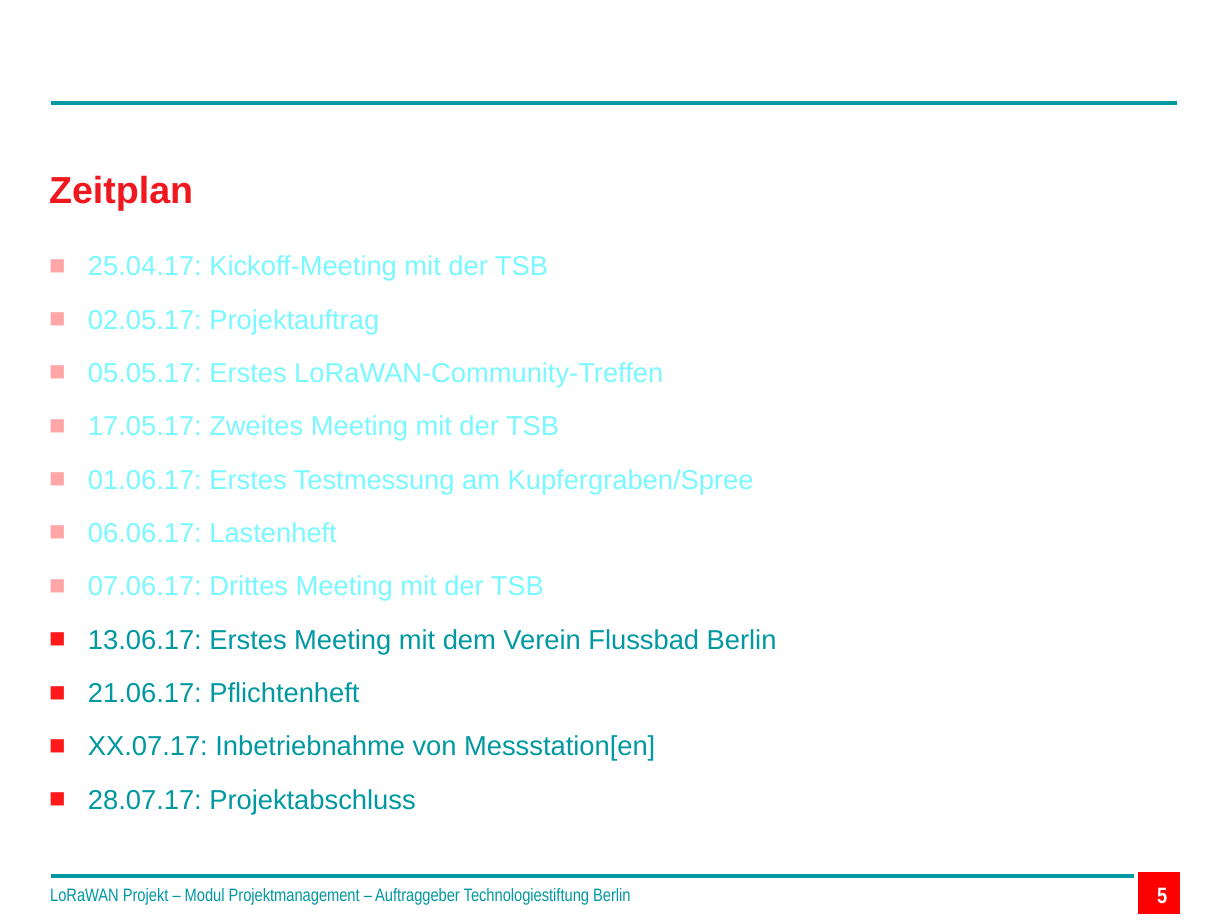
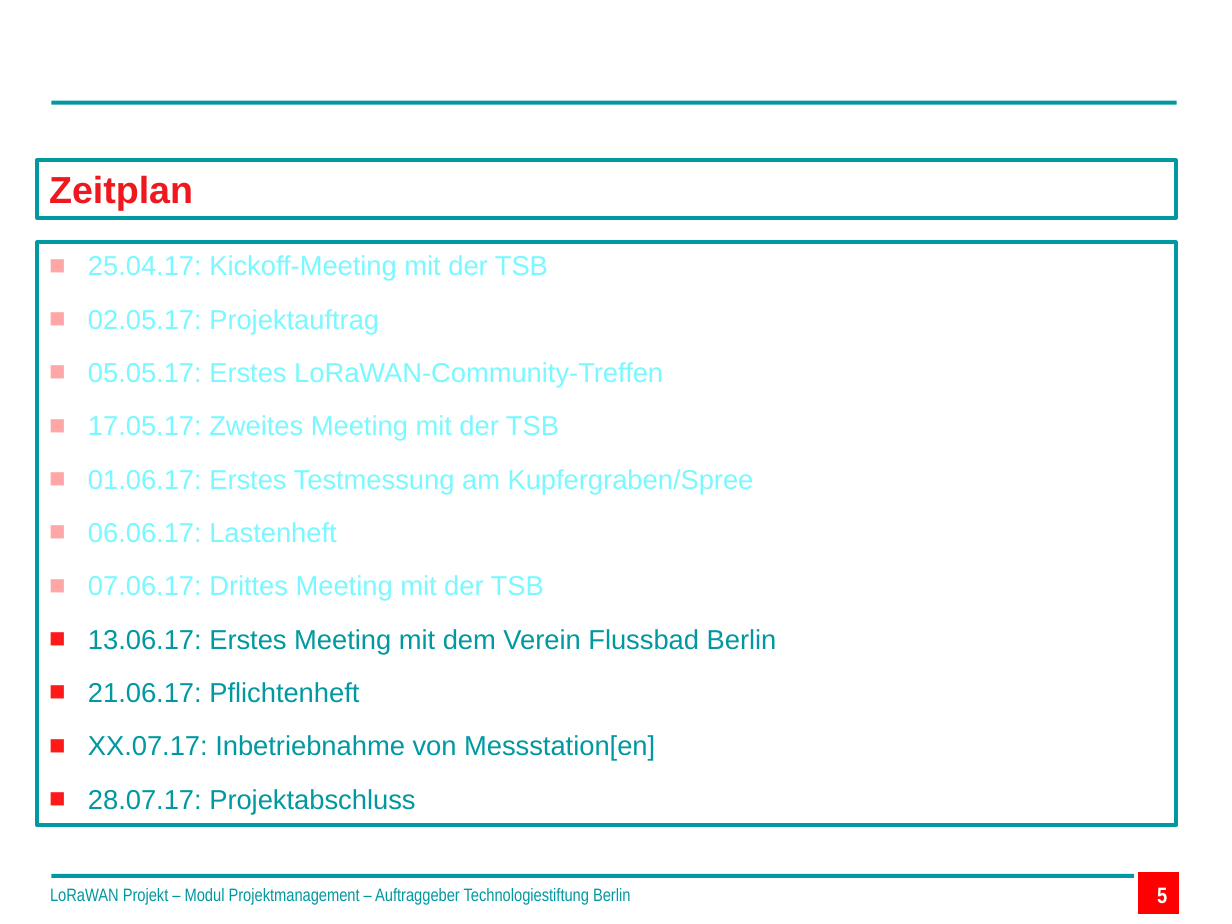
Before and after one commit to technologiestiftung/flussbad, a slide deck: slide 5 of doc/Praesentation_Meeting_13.06.2017.pptx. Drawn at 1232x924 pixels with LibreOffice and Linux fonts; fonts in the diff are those of the drawing; background and template pictures are left out. Boxes give left, top, right and bottom in pixels: in the first picture for what was removed or moved away, otherwise in the second. Text is boxed around its words. In the diff, an @@ line names an element or a change of style, - is before the commit and + after.

Commit message:
updated formatting of presentation

```diff
--- a/doc/Praesentation_Meeting_13.06.2017.pptx
+++ b/doc/Praesentation_Meeting_13.06.2017.pptx
@@ rectangle "Zeitplan": place and size @@
-rectangle "Zeitplan" at [49,175,193,211]
+rectangle "Zeitplan" at [37,160,1175,218]
@@ rectangle "Zeitplan" at [37,160,1175,218]: outline none to #0098A1 2.24 pt @@
@@ rectangle "25.04.17: Kickoff-Meeting mit der TSB": place and size @@
-rectangle "25.04.17: Kickoff-Meeting mit der TSB" at [88,255,777,815]
+rectangle "25.04.17: Kickoff-Meeting mit der TSB" at [37,243,1175,825]
@@ rectangle "25.04.17: Kickoff-Meeting mit der TSB" at [37,243,1175,825]: outline none to #0098A1 2.24 pt @@
```
Also in this commit, not shown: 5 other slides changed, 1 slide removed, 1 other file.
